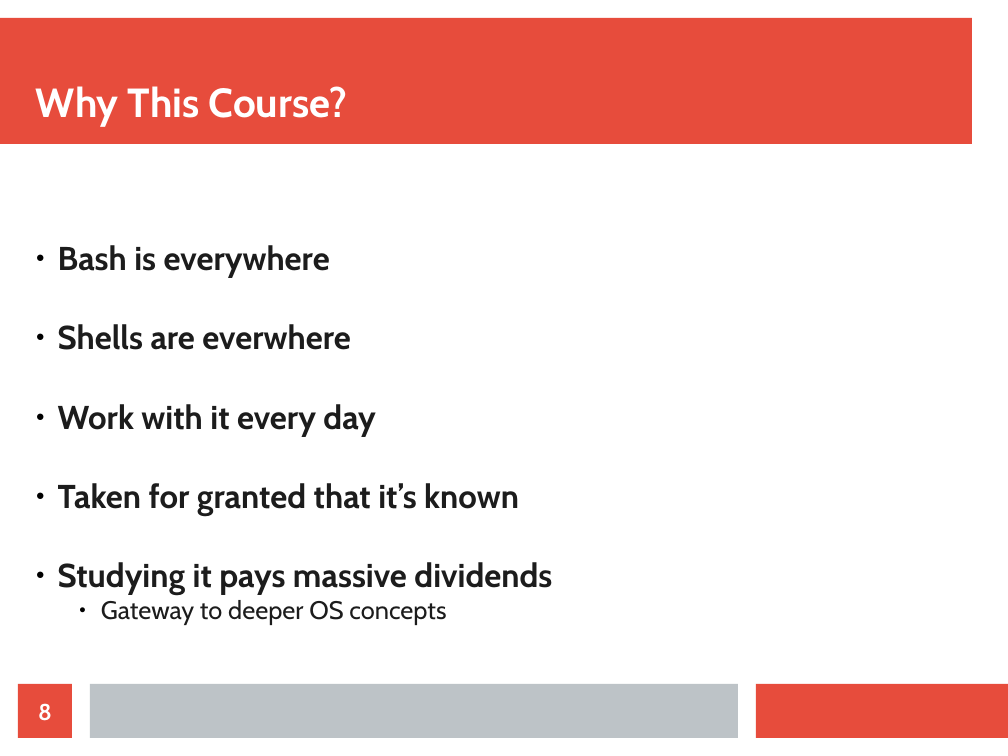
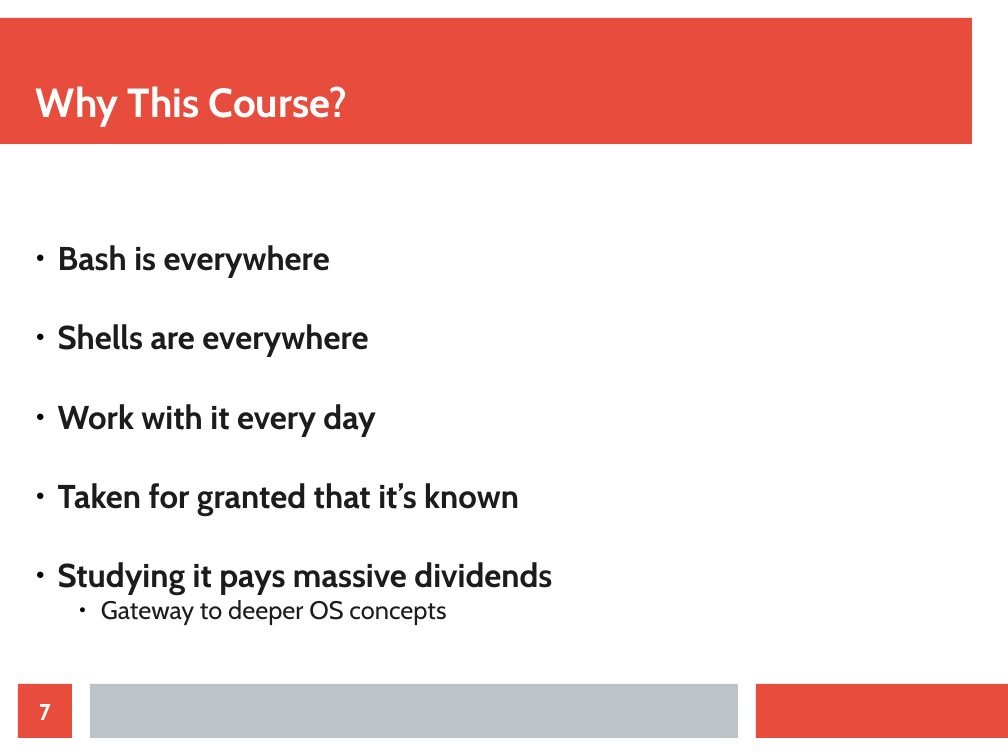
Before and after one commit to ianmiell/introduction-to-bash, a slide deck: slide 7 of slides/introduction_to_bash.odp (slide 8 before the commit). Drawn at 1008x756 pixels with LibreOffice and Linux fonts; fonts in the diff are those of the drawing. Boxes give left, top, right and bottom in pixels: in the first picture for what was removed or moved away, otherwise in the second. Text is boxed around its words. In the diff, an @@ line names an element or a change of style, - is before the commit and + after.

```diff
--- a/slides/introduction_to_bash.odp
+++ b/slides/introduction_to_bash.odp
@@ subtitle at (x1=58, y1=324, x2=368, y2=357): text changed @@
-● Shells are everwhere
+● Shells are everywhere
@@ page number at (x1=39, y1=704, x2=51, y2=720): text changed @@
-8
+7
```
Also in this commit, not shown: 4 other slides changed, 3 slides removed, 8 other files.
